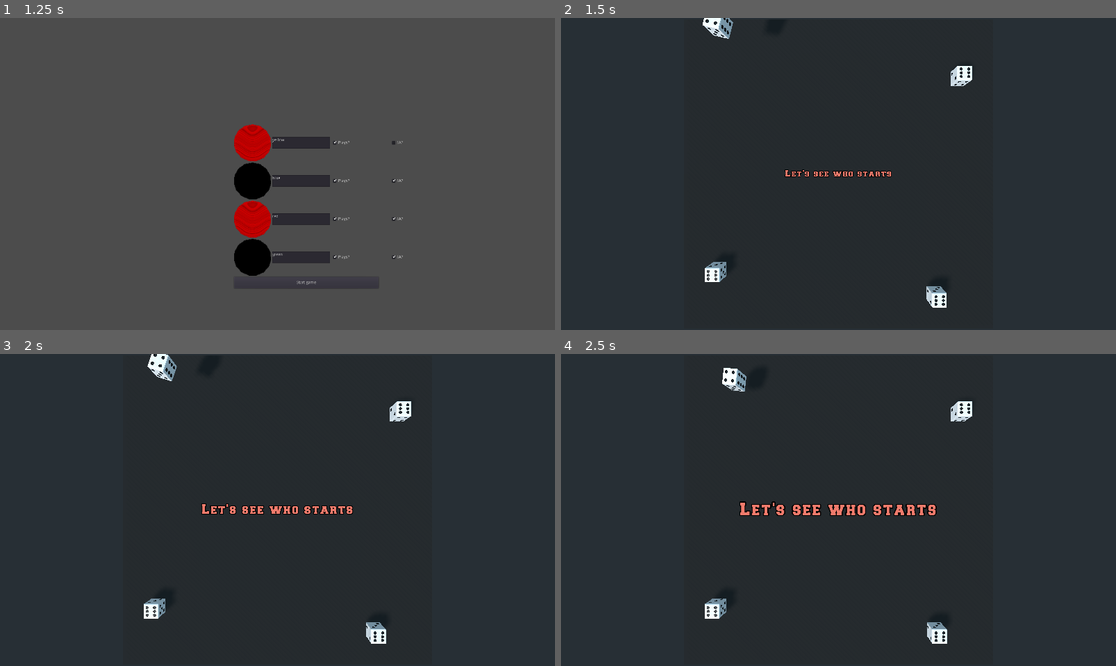
Above: before the commit, frames 1-4 (two rows, left to right).
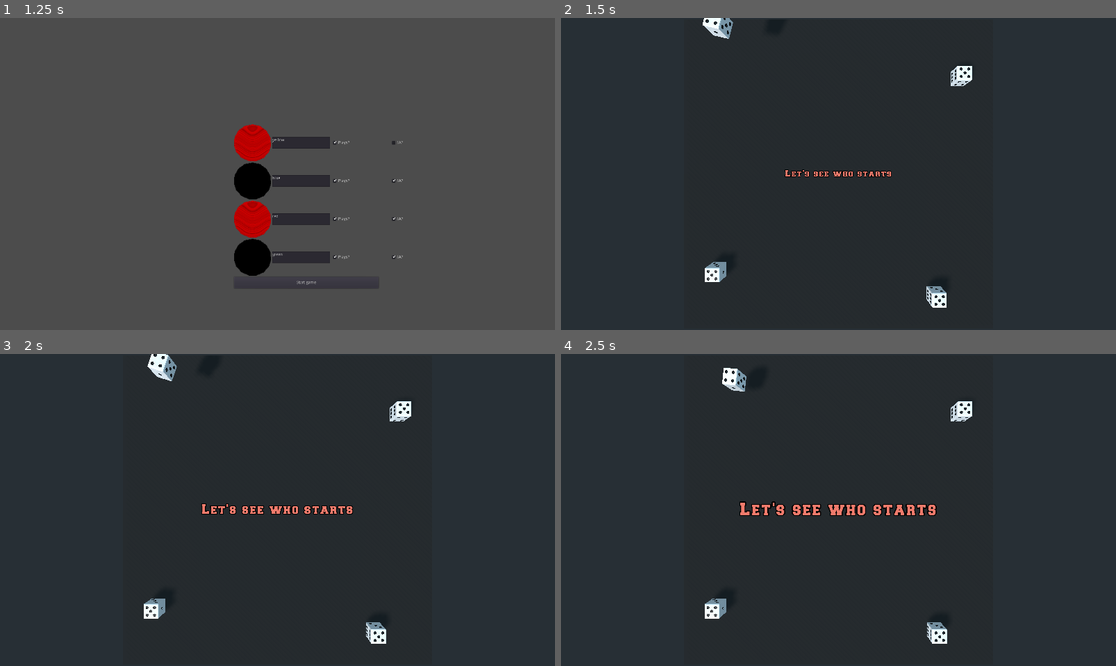
Above: after the commit, the same moments.

Repository: turulomio/gdparchis
Game: Godot game, scene res://scenes/Main.tscn
Two runs of this game, one before a commit and one after it. Both use one fixed random seed, a clock stepped at 60 frames per second and the inputs below.
Inputs (mouse positions are in pixels of both pictures, inside the frame that each line leads up to):
- Up to frame 1 (1.25 s): click "4 players board" at 0.5 s
- Up to frame 2 (1.5 s): click "Start game" at 1.25 s
- Up to frame 3 (2 s): no input
- Up to frame 4 (2.5 s): move the mouse to (960, 494) at 2.02 s; click (960, 494) at 2.1 s

Frame 1 is identical in both runs. In frame 2, 0.1% of the frame differs, in the area x 26-74%, y 0-93%; in frame 3, less than 0.1%; in frame 4, less than 0.1%.

Commit message:
Improving

Diff:
--- a/scenes/Dice.tscn
+++ b/scenes/Dice.tscn
@@ -8,6 +8,7 @@
 [sub_resource type="BoxShape" id=2]
 
 [node name="Dice" type="RigidBody"]
+transform = Transform( -4.37114e-08, -1, 0, 1, -4.37114e-08, 0, 0, 0, 1, 0, 0, 0 )
 mass = 100.0
 script = ExtResource( 2 )
 
--- a/scenes/Main.tscn
+++ b/scenes/Main.tscn
@@ -20,7 +20,6 @@
 script = ExtResource( 1 )
 
 [node name="FileDialog" type="FileDialog" parent="."]
-visible = true
 anchor_left = 0.5
 anchor_top = 0.5
 anchor_right = 0.5
